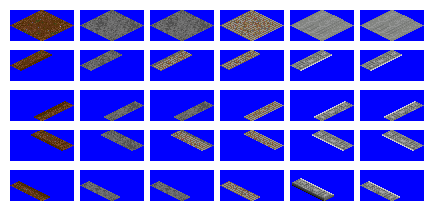
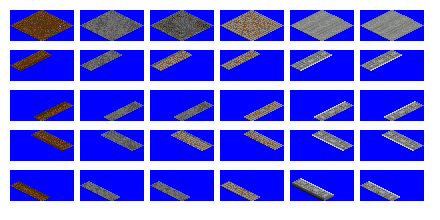
Layers edited between the first and the second 440 x 220 image:
added layer "Layer 1" above "Background" over [154, 12, 212, 40]
